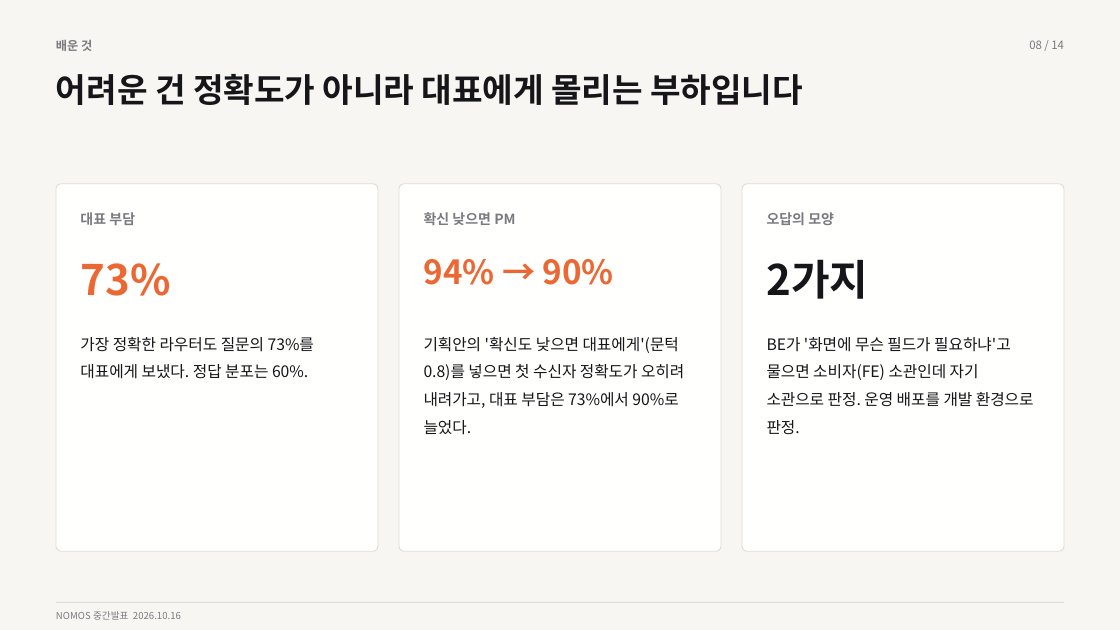
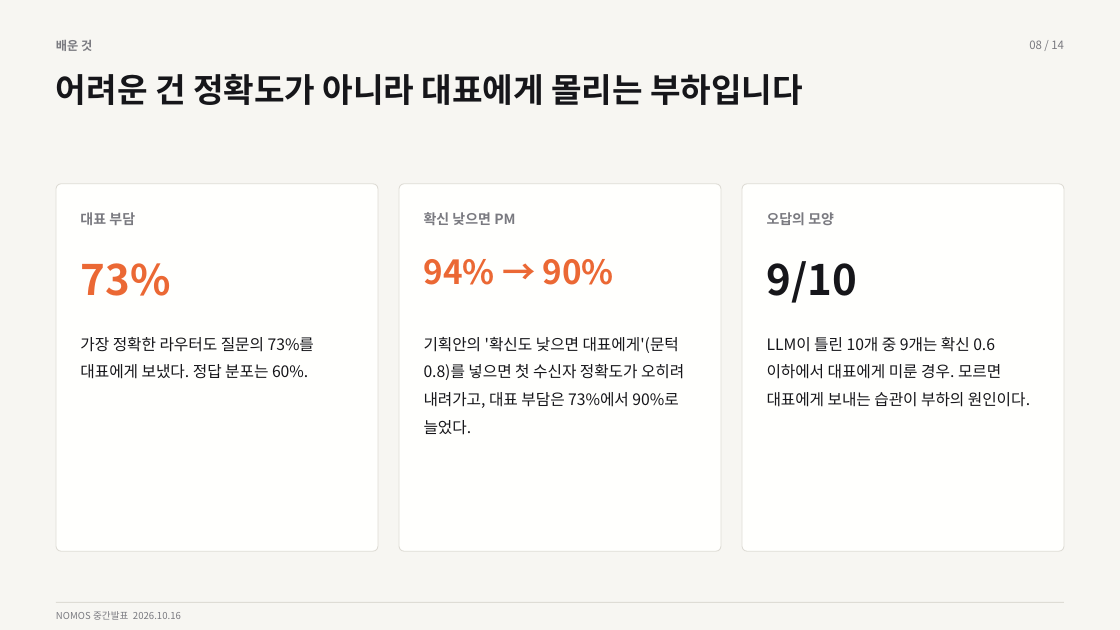
Before and after one commit to Capstone-NOMOS/frontend, a slide deck: slide 8 of docs/midterm/midterm-deck.pptx. Drawn at 1120x630 pixels with LibreOffice and Linux fonts; fonts in the diff are those of the drawing. Boxes give left, top, right and bottom in pixels: in the first picture for what was removed or moved away, otherwise in the second. Text is boxed around its words. In the diff, an @@ line names an element or a change of style, - is before the commit and + after.

```diff
--- a/docs/midterm/midterm-deck.pptx
+++ b/docs/midterm/midterm-deck.pptx
@@ text at <box>767,261,858,303</box>: text changed @@
-2가지
+9/10
@@ text at <box>767,337,1030,407</box>: text changed @@
-BE가 '화면에 무슨 필드가 필요하냐'고 물으면 소비자(FE) 소관인데 자기 소관으로 판정. 운영 배포를 개발 환경으로 판정.
+LLM이 틀린 10개 중 9개는 확신 0.6 이하에서 대표에게 미룬 경우. 모르면 대표에게 보내는 습관이 부하의 원인이다.
```
Also in this commit, not shown: 3 other files.
